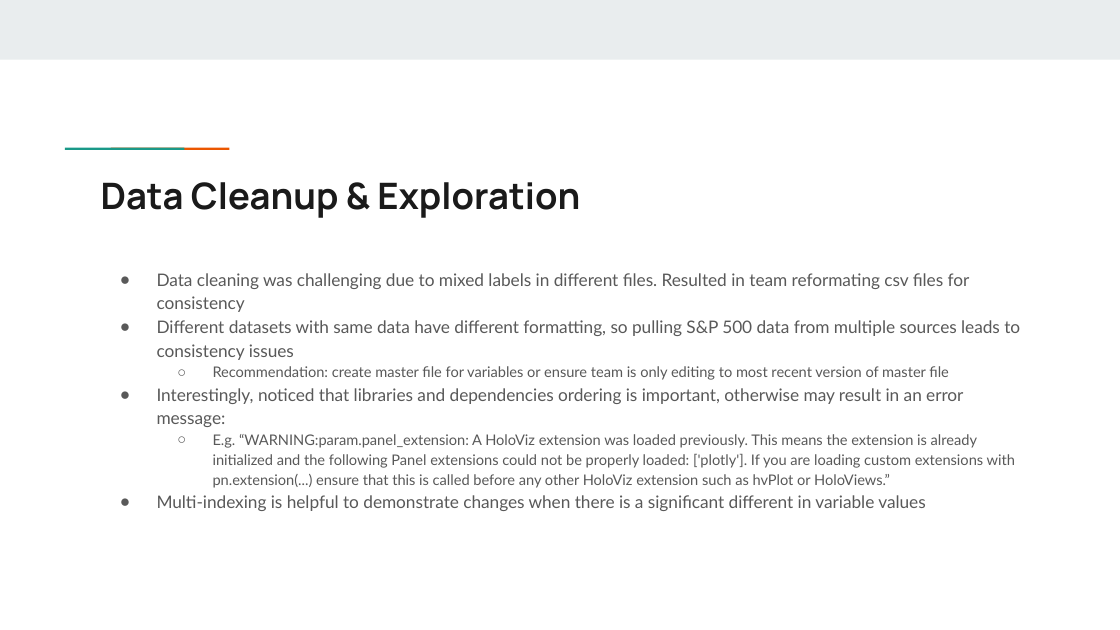
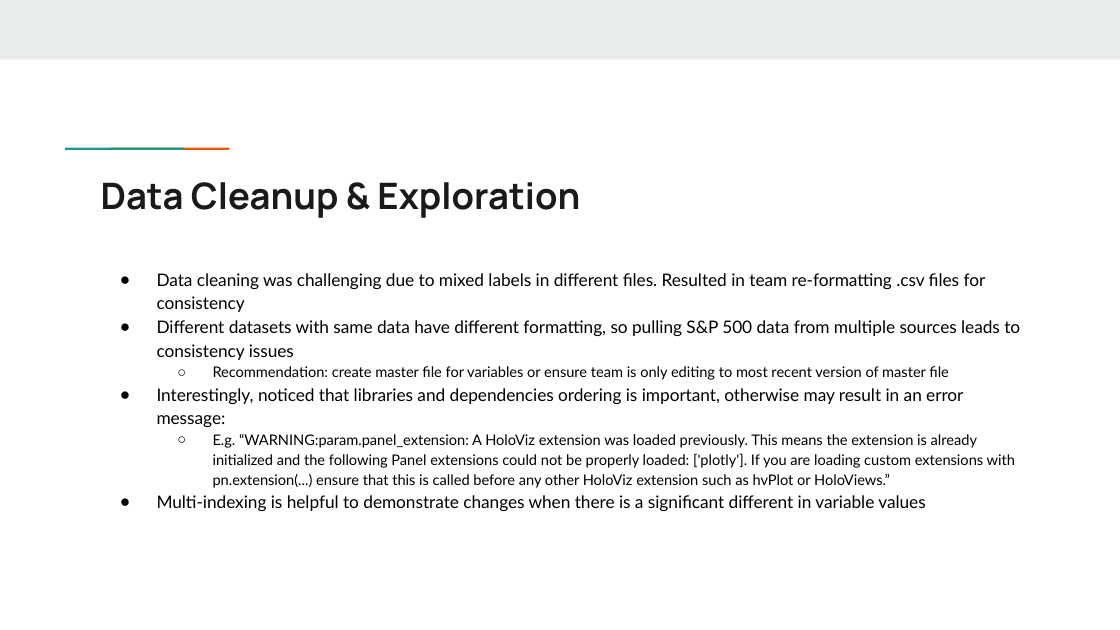
Before and after one commit to lfarlima/Monte-Carlo-Simulation, a slide deck: slide 4 of Project-01/Group Project Presentation.pptx. Drawn at 1120x630 pixels with LibreOffice and Linux fonts; fonts in the diff are those of the drawing. Boxes give left, top, right and bottom in pixels: in the first picture for what was removed or moved away, otherwise in the second. Text is boxed around its words. In the diff, an @@ line names an element or a change of style, - is before the commit and + after.

```diff
--- a/Project-01/Group Project Presentation.pptx
+++ b/Project-01/Group Project Presentation.pptx
@@ text at (157, 273, 986, 312): text changed; text colour #595959 to #000000 @@
-● Data cleaning was challenging due to mixed labels in different files. Resulted in team reformating csv files for consistency
+● Data cleaning was challenging due to mixed labels in different files. Resulted in team re-formatting .csv files for consistency
@@ text at (157, 320, 1020, 511): text colour #595959 to #000000 in "Different datasets with same data have different ...", "Recommendation: create master file for variables or ...", "Interestingly, noticed that libraries and dependencies order ...", "E.g. “WARNING:param.panel_extension: A HoloViz extension was ..." and 1 more places; bullet colour #595959 to #000000 @@
```
Also in this commit, not shown: 7 other slides changed, 2 other files.
